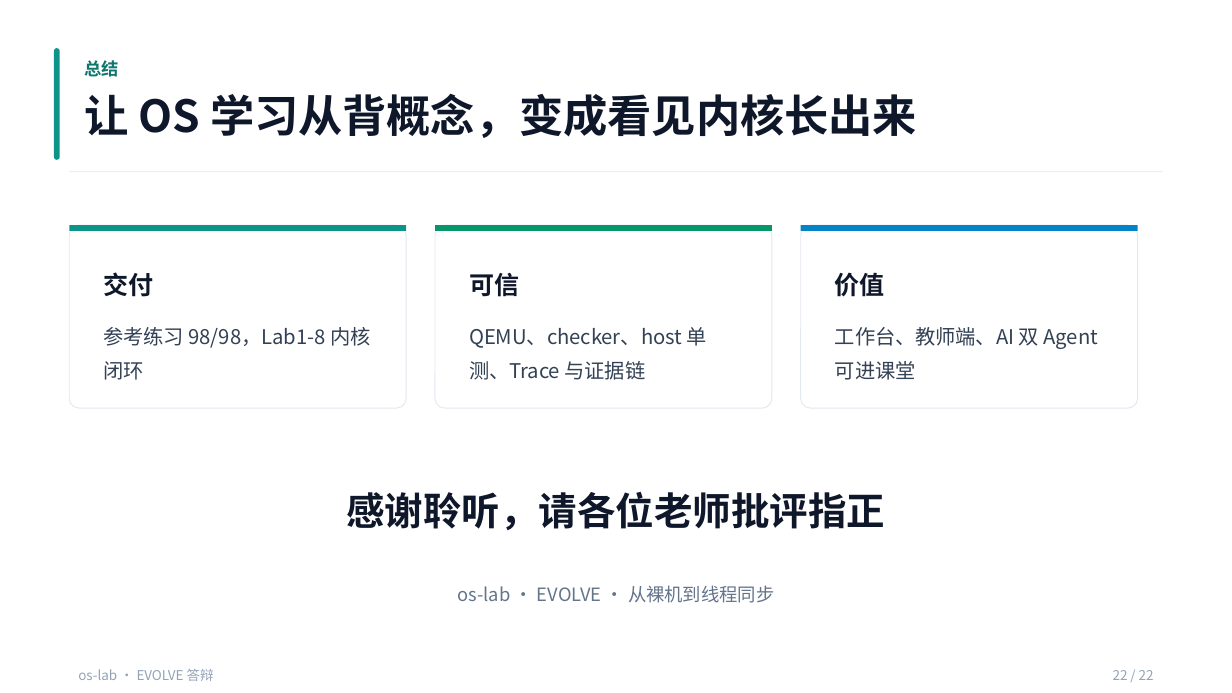
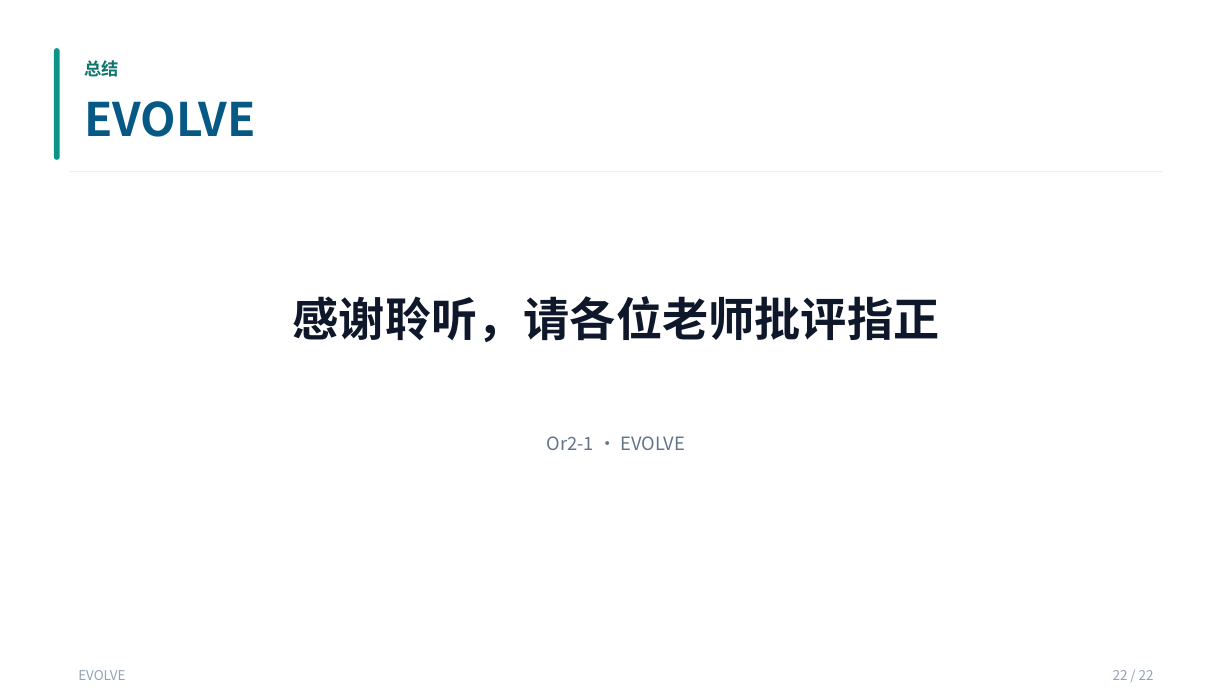
Before and after one commit to AM-SuSh/EVOLVE, a slide deck: slide 22 of 复赛PPT.pptx. Drawn at 1232x693 pixels with LibreOffice and Linux fonts; fonts in the diff are those of the drawing. Boxes give left, top, right and bottom in pixels: in the first picture for what was removed or moved away, otherwise in the second. Text is boxed around its words. In the diff, an @@ line names an element or a change of style, - is before the commit and + after.

```diff
--- a/复赛PPT.pptx
+++ b/复赛PPT.pptx
@@ text at (x1=84, y1=101, x2=256, y2=137): text changed; size 34.5 to 36 pt; text colour #0F172A to #075985 @@
-让 OS 学习从背概念，变成看见内核长出来
+EVOLVE
@@ rounded rectangle removed at (x1=69, y1=226, x2=407, y2=409) @@
@@ rounded rectangle removed at (x1=69, y1=226, x2=407, y2=231) @@
@@ rounded rectangle removed at (x1=435, y1=226, x2=773, y2=409) @@
@@ rounded rectangle removed at (x1=435, y1=226, x2=773, y2=231) @@
@@ rounded rectangle removed at (x1=801, y1=226, x2=1139, y2=409) @@
@@ rounded rectangle removed at (x1=801, y1=226, x2=1139, y2=231) @@
@@ text "感谢聆听，请各位老师批评指正" moved from (x1=346, y1=492, x2=885, y2=530) to (x1=293, y1=296, x2=940, y2=342) @@
@@ text "感谢聆听，请各位老师批评指正" at (x1=293, y1=296, x2=940, y2=342): size 30 to 36 pt @@
@@ text removed at (x1=103, y1=272, x2=153, y2=297) @@
-交付
@@ text removed at (x1=469, y1=273, x2=519, y2=297) @@
-可信
@@ text removed at (x1=835, y1=272, x2=885, y2=297) @@
-价值
@@ text removed at (x1=103, y1=327, x2=370, y2=380) @@
-参考练习 98/98，Lab1-8 内核闭环
@@ text removed at (x1=469, y1=327, x2=707, y2=380) @@
-QEMU、checker、host 单测、Trace 与证据链
@@ text removed at (x1=835, y1=327, x2=1098, y2=380) @@
-工作台、教师端、AI 双 Agent 可进课堂
@@ text at (x1=547, y1=436, x2=685, y2=450): text changed @@
-os-lab · EVOLVE · 从裸机到线程同步
+Or2-1 · EVOLVE
@@ text at (x1=78, y1=670, x2=125, y2=680): text changed @@
-os-lab · EVOLVE 答辩
+EVOLVE
```
Also in this commit, not shown: 21 other slides changed, 22 other files.
